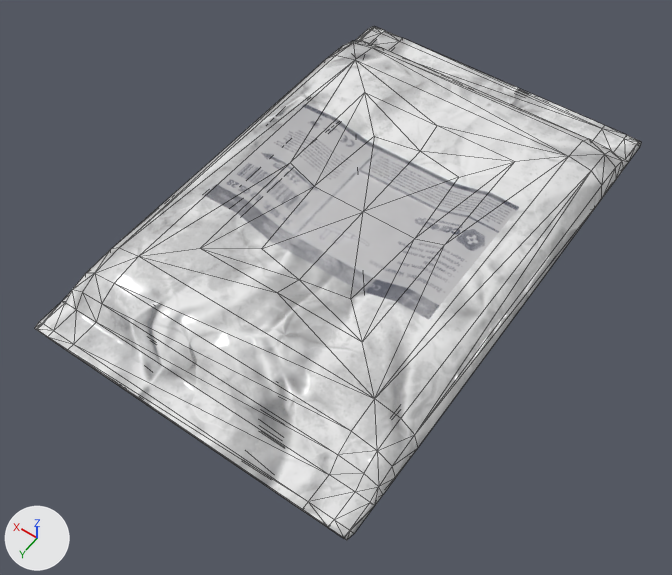
Two versions of the FBX model care-up/Assets/Resources_moved/Models/OxygenGoggles.fbx, one commit apart.
One viewpoint serves both versions: a 50 mm lens placed at (-0.175, 0.269, 0.36), pointed at (-0.003, 0.028, -0.019). Every picture has the same lights, and +X, +Y and +Z are marked at lower left. Mesh edges are drawn as thin lines on the coarser meshes. Where no turn or scale is listed for an object, it has been applied to the vertices.

The first picture shows 'Pack_GR', 'Pipe_GR'.
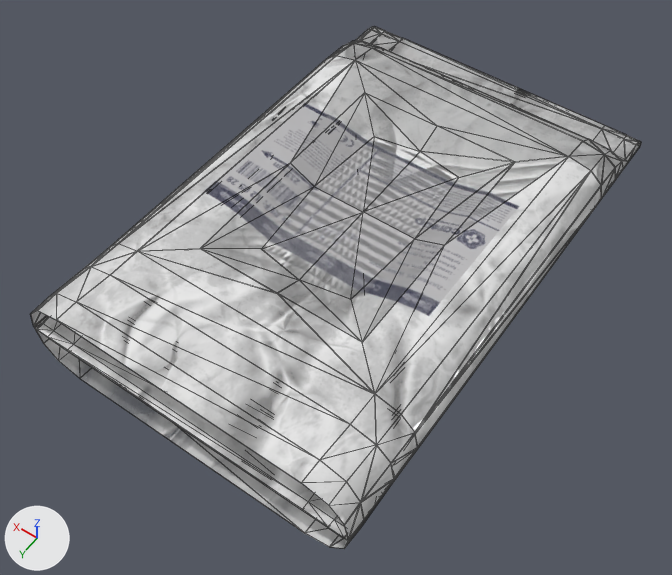
Changed parts and their boxes [x1, y1, x2, y2] in the pictures (672 x 575 px):
'Pack_GR_Opened', added: after [31, 26, 641, 549]

The change in detail:
Mesh me_pack_gr_003 is new.
It has 314 vertices, 610 faces and spans x -0.091..0.091, y -0.143..0.142, z -0.025..0.024.
It uses material mat_pack_low.
Object 'Pack_GR_Opened' (ob_pack_gr_opened) is new; it shows me_pack_gr_003.
Its location is (0.0, 0.0, 0.0).
